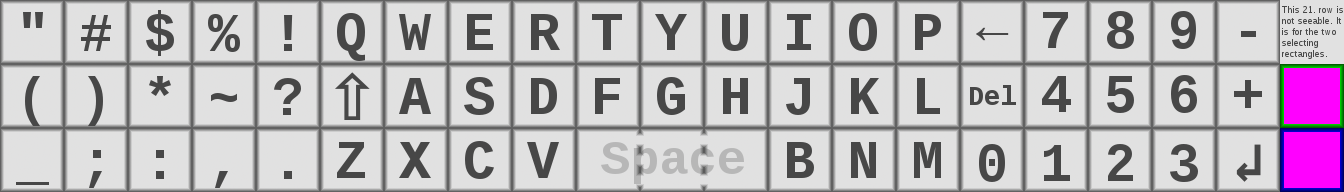
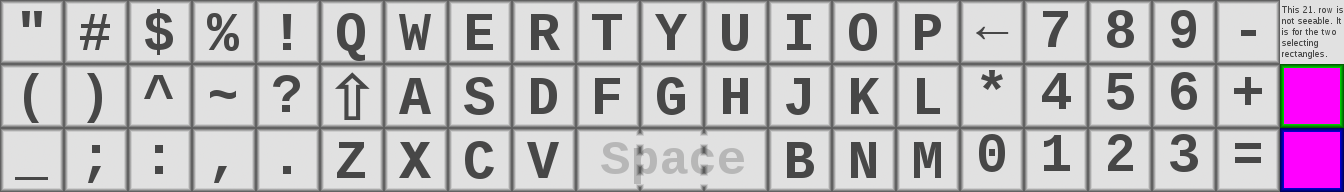
Layered file, before and after one edit (w=1344, h=192). Changes by layer:
hid "Del", painted on it over [970,84,1016,105]
painted on "'#$%! ..." over [15,9,301,188]
painted on "←789- ..." over [976,10,1262,182]
